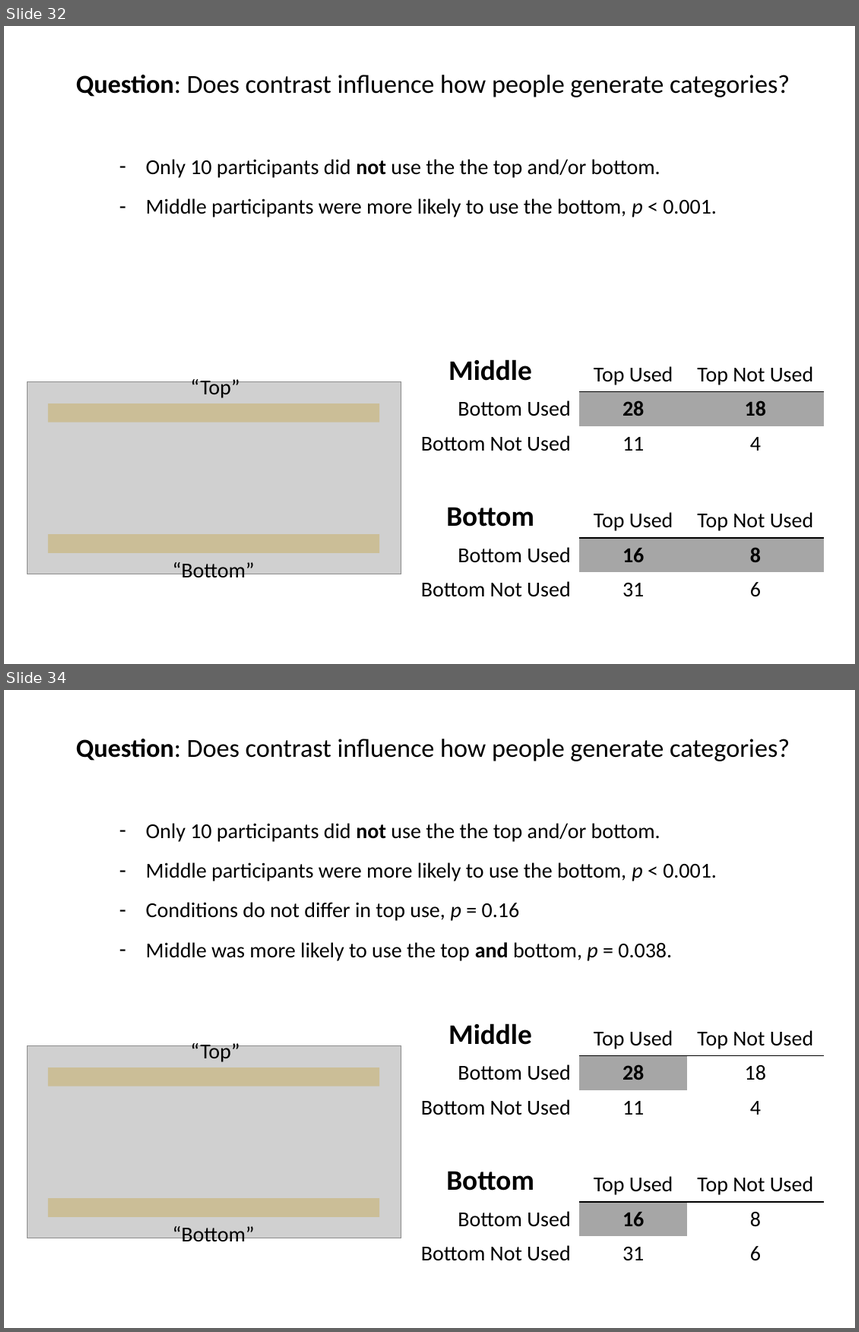
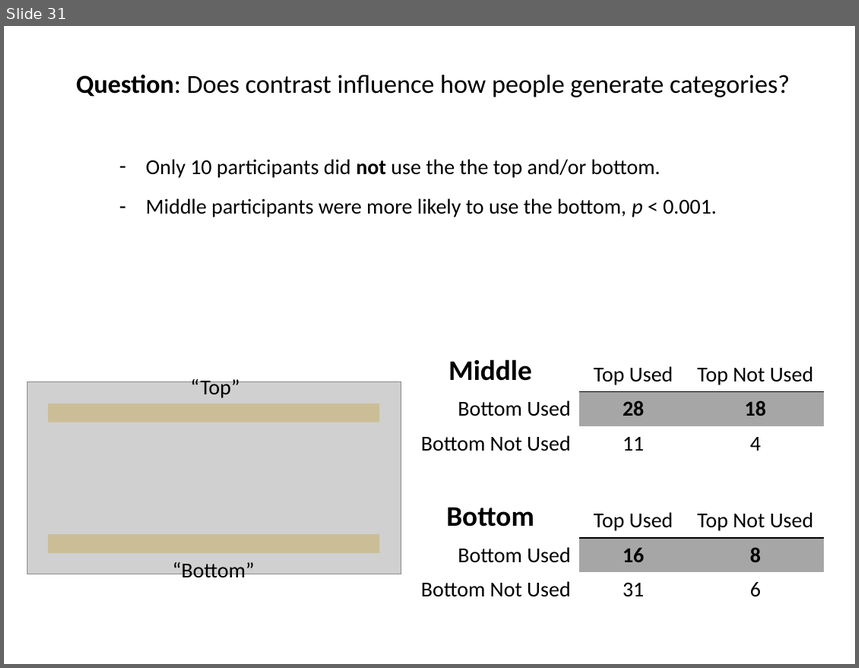
Before and after one commit to AusterweilLab/generating_categories, a slide deck: Presentations/ccn-bbag-march-2-2017.pptx. Shown one above the other, each under a label of ours: slides 32 and 34 before the commit, slide 31 after it; the slides between them are not shown. The pictures are 859x1332 and 859x668 pixels, drawn with LibreOffice and Linux fonts; fonts in the diff are those of the drawing; grey boxes stand for pictures. Boxes give left, top, right and bottom in pixels: in the first picture for what was removed or moved away, otherwise in the second. Text is boxed around its words. In the diff, an @@ line names an element or a change of style, - is before the commit and + after.

```diff
--- a/Presentations/ccn-bbag-march-2-2017.pptx
+++ b/Presentations/ccn-bbag-march-2-2017.pptx
@@ slide 34 removed at [4, 690, 855, 1328], background #FFFFFF @@
@@ text removed at [76, 739, 790, 761] @@
-Question: Does contrast influence how people generate categories?
@@ text removed at [146, 823, 717, 961] @@
-– Only 10 participants did not use the the top and/or bottom.
-– Middle participants were more likely to use the bottom, p < 0.001.
-– Conditions do not differ in top use, p = 0.16
-– Middle was more likely to use the top and bottom, p = 0.038.
@@ table removed at [401, 1014, 824, 1271], 7 rows, 3 columns @@
-Middle | Top Used | Top Not Used
-Bottom Used | 28 | 18
-Bottom Not Used | 11 | 4
- |  | 
-Bottom | Top Used | Top Not Used
-Bottom Used | 16 | 8
-Bottom Not Used | 31 | 6
@@ group removed at [27, 1041, 401, 1247]: 2 rectangles, 2 texts, 1 picture @@
-“Top”
-“Bottom”
@@ what was slide 32 is now slide 31 @@
```
Also in this commit, not shown: 5 slides changed, 6 slides added, 4 other slides removed, 11 other files.
